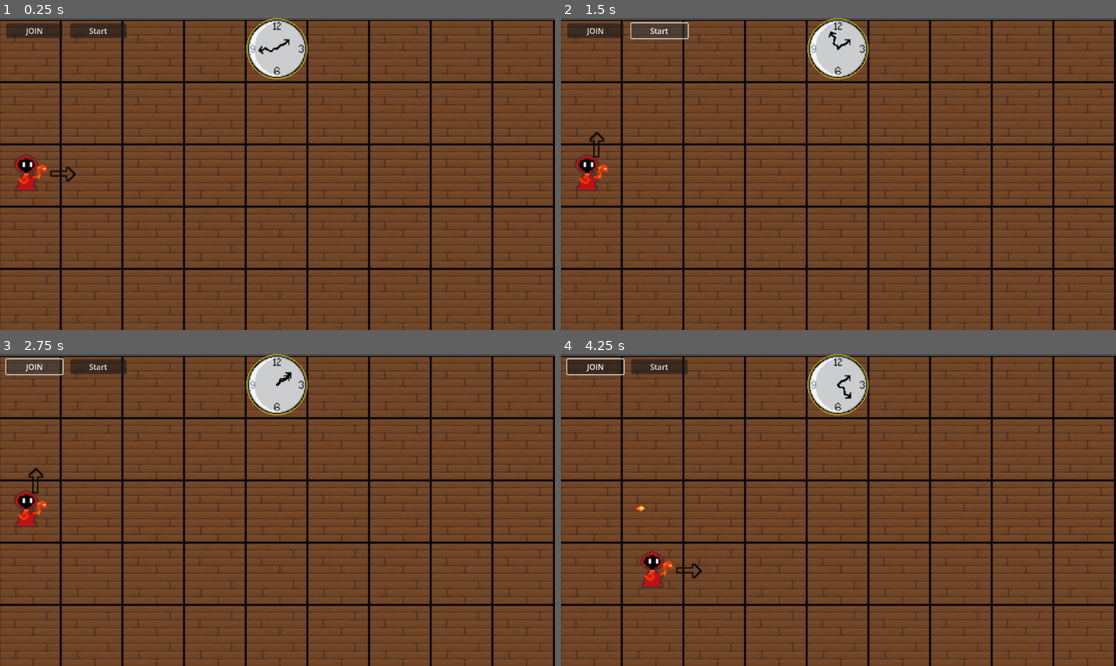
Above: before the commit, frames 1-4 (two rows, left to right).
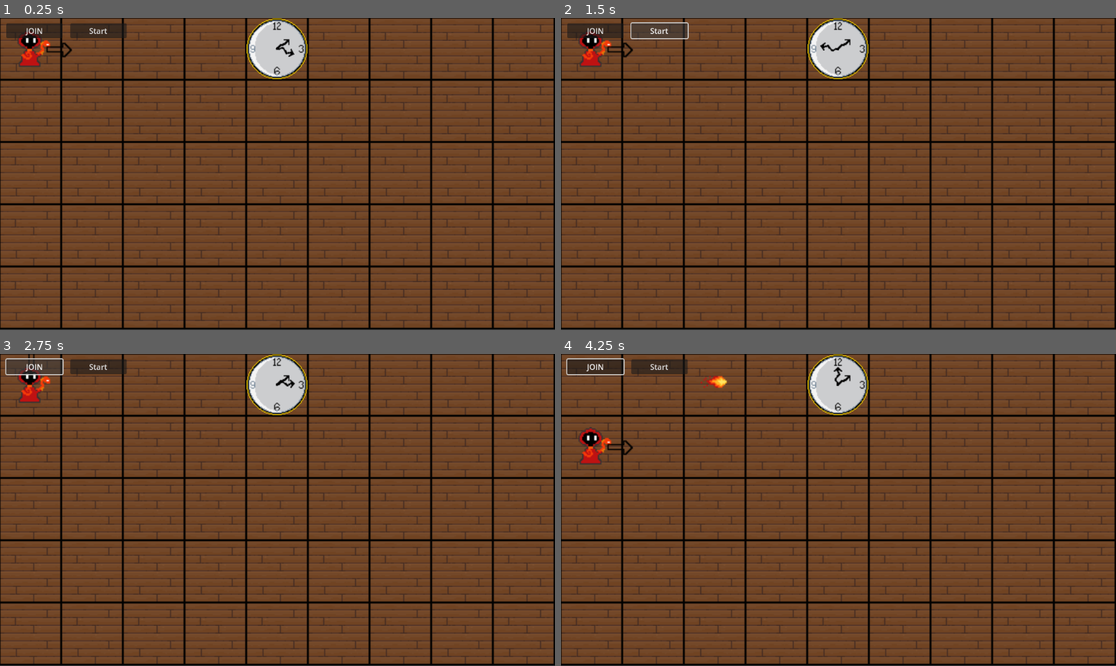
Above: after the commit, the same moments.

Repository: tredden330/Pixel_Wiz
Game: Godot game, scene res://level.tscn
Two runs of this game, one before a commit and one after it. Both use one fixed random seed, a clock stepped at 60 frames per second and the inputs below.
Inputs (mouse positions are in pixels of both pictures, inside the frame that each line leads up to):
- Up to frame 1 (0.25 s): no input
- Up to frame 2 (1.5 s): click "Start" at 0.5 s; click "Start" at 1.25 s
- Up to frame 3 (2.75 s): click "JOIN" at 2 s
- Up to frame 4 (4.25 s): move the mouse to (960, 494) at 2.77 s; hold D (right) 2.78-3.53 s; hold E (fireball) 2.78-3.53 s; move the mouse to (727, 525) at 3.52 s; hold S (down) from 3.53 s (still down); tap E (fireball) at 3.6 s

The runs differ from the first frame. In frame 1, 25% of the frame differs, in the area x 0-100%, y 0-100%; in frame 2, 25%; in frame 3, 25%; in frame 4, 25%.

Commit message:
Movement

Diff:
--- a/wizard_battler/Scripts/player.gd
+++ b/wizard_battler/Scripts/player.gd
@@ -1,63 +1,74 @@
 extends Node2D
 
-var speed = 3
-var sprite2d
-var fireball = load("res://fireball.tscn")
-var rng = RandomNumberGenerator.new()
-var fireballs = []
 
-var didCast = false
-var cooldown = 1.0
-var timer =  cooldown
+
+var action = null
+var xlim = 9
+var ylim = 5
+var xpos = 0
+var ypos = 0
 
 var facing = Vector2(1, 0)
+
+var idleAnimation
+var castingAnimation
 
 # Called when the node enters the scene tree for the first time.
 func _ready():
 	print()
+	idleAnimation = $Fire_Idle
+	castingAnimation = $Fire_Casting
+	idleAnimation.show()
+	castingAnimation.hide()
+
+#executes actions and movements
+func _doAction():
+	if (action == null):
+		idleAnimation.show()
+		castingAnimation.hide()
+	elif (action == "up"):
+		ypos -= 1
+		position.y = (ypos * 128) + 64
+		idleAnimation.show()
+		castingAnimation.hide()
+	elif (action == "down"):
+		ypos += 1
+		position.y = (ypos * 128) + 64
+		idleAnimation.show()
+		castingAnimation.hide()
+	elif (action == "left"):
+		xpos -= 1
+		position.x = (xpos * 128) + 64
+		idleAnimation.show()
+		castingAnimation.hide()
+	elif (action == "right"):
+		xpos += 1
+		position.x = (xpos * 128) + 64
+		idleAnimation.show()
+		castingAnimation.hide()
+	elif (action == "fireball"):
+		$".."._makeFireball(xpos, ypos, facing)
+		idleAnimation.hide()
+		castingAnimation.show()
+	action = null
 
 
 
 
 # Called every frame. 'delta' is the elapsed time since the previous frame.
 func _process(delta):
-	#fetch sprite2d, set animation
-	var idleAnimation = $Fire_Idle
-	var castingAnimation = $Fire_Casting
-	idleAnimation.visible = true
-	castingAnimation.visible = false
 
-	#monitor spell cooldown
-	if didCast == true:
-		timer -= delta
-		if timer <= 0.0:
-			didCast = false
-			timer = cooldown
-
-	#resolve inputs
+	#set inputs
 	if Input.is_action_pressed("up"):
-		position.y -= speed
+		action = "up"
 	if Input.is_action_pressed("down"):
-		position.y += speed
+		action = "down"
 	if Input.is_action_pressed("left"):
-		position.x -= speed
+		action = "left"
 	if Input.is_action_pressed("right"):
-		position.x += speed
-	if Input.is_action_pressed("fireball") and didCast == false:
-		print("casting")
-		var instance = fireball.instantiate()
-		instance.position = position
-		instance.set_direction(facing)
-		instance.rotation_degrees = $Arrow_parent.rotation_degrees
-		$"..".add_child(instance)
-		fireballs.append(instance)
-
-		idleAnimation.hide()
-		castingAnimation.show()
-		didCast = true
-	else:
-		idleAnimation.show()
-		castingAnimation.hide()
+		action = "right"
+	if Input.is_action_pressed("fireball"):
+		action = "fireball"
 
 	#update directional arrow
 	var player_location_minus_mouse = get_viewport().get_mouse_position() - position
@@ -75,6 +86,3 @@
 		else:
 			$Arrow_parent.rotation_degrees = 270
 			facing = Vector2(0, -1)
-
-	#print(DisplayServer.get_name())
-	#print(get_tree().get_multiplayer())
--- a/wizard_battler/clock.tscn
+++ b/wizard_battler/clock.tscn
@@ -9,8 +9,7 @@
 texture = ExtResource("1_wgike")
 
 [node name="Hand_parent" type="Node2D" parent="."]
-rotation = -1.97222
 
 [node name="Hand" type="Sprite2D" parent="Hand_parent"]
-position = Vector2(1, -10)
+position = Vector2(0, -9)
 texture = ExtResource("2_ydbi8")
--- a/wizard_battler/fireball.gd
+++ b/wizard_battler/fireball.gd
@@ -1,16 +1,33 @@
 extends Node2D
 
 var speed = 1.0
-var direction = Vector2(1, 0)
+var direction
 
+var xpos = 0
+var ypos = 0
 # Called when the node enters the scene tree for the first time.
 func _ready():
 	pass # Replace with function body.
 
-
-# Called every frame. 'delta' is the elapsed time since the previous frame.
-func _process(delta):
-	position += direction
+func _moveProjectile():
+	if (direction == null):
+		pass
+	elif (direction == Vector2(0,-1)):
+		ypos -= 1
+		position.y = (ypos * 128) + 64
+		position.x = (xpos * 128) + 64
+	elif (direction == Vector2(0,1)):
+		ypos += 1
+		position.y = (ypos * 128) + 64
+		position.x = (xpos * 128) + 64
+	elif (direction == Vector2(-1,0)):
+		xpos -= 1
+		position.y = (ypos * 128) + 64
+		position.x = (xpos * 128) + 64
+	elif (direction == Vector2(1,0)):
+		xpos += 1
+		position.y = (ypos * 128) + 64
+		position.x = (xpos * 128) + 64
 
 func set_direction(direction1):
 	direction = direction1
--- a/wizard_battler/fireball.tscn
+++ b/wizard_battler/fireball.tscn
@@ -30,7 +30,7 @@
 script = ExtResource("1_jkspi")
 
 [node name="AnimatedSprite2D" type="AnimatedSprite2D" parent="."]
-scale = Vector2(1.5, 1.5)
+scale = Vector2(3, 3)
 sprite_frames = SubResource("SpriteFrames_xfkkv")
 autoplay = "default"
 frame_progress = 0.696094
--- a/wizard_battler/level.gd
+++ b/wizard_battler/level.gd
@@ -1,13 +1,33 @@
 extends Node2D
 
 var time = 0.0
-var up = 1.01
+var up = 7.5
+
+#vars for fireballs
+var fireball = load("res://fireball.tscn")
+var fireballs = []
 
 # Called when the node enters the scene tree for the first time.
 func _ready():
 	pass # Replace with function body.
 
+func _makeFireball(x, y, facing):
+	var instance = fireball.instantiate()
+	instance.xpos = x
+	instance.ypos = y
+	instance.set_direction(facing)
+	instance.rotation_degrees = $Player1/Arrow_parent.rotation_degrees
+	$"..".add_child(instance)
+	fireballs.append(instance)
+
 
 # Called every frame. 'delta' is the elapsed time since the previous frame.
 func _process(delta):
 	$Clock.get_child(1).rotation += delta*up
+	#print($Clock.get_child(1).rotation)
+	if ($Clock.get_child(1).rotation >= 6.283185):
+		$Clock.get_child(1).rotation = 0
+		$Player1._doAction()
+		for Fireball in fireballs:
+			print(Fireball.xpos)
+			Fireball._moveProjectile()
--- a/wizard_battler/level.tscn
+++ b/wizard_battler/level.tscn
@@ -10,10 +10,9 @@
 script = ExtResource("1_4c6x7")
 
 [node name="Floor" parent="." instance=ExtResource("1_chu3p")]
-position = Vector2(0, 4)
 
 [node name="Player1" parent="." instance=ExtResource("2_vg8ex")]
-position = Vector2(72, 322)
+position = Vector2(64, 64)
 
 [node name="Clock" parent="." instance=ExtResource("4_uvoia")]
 position = Vector2(575, 64)
--- a/wizard_battler/player_1.tscn
+++ b/wizard_battler/player_1.tscn
@@ -10,10 +10,12 @@
 script = ExtResource("1_5msb1")
 
 [node name="Fire_Casting" type="Sprite2D" parent="."]
+position = Vector2(6, 0)
 texture = ExtResource("3_jefqg")
 
 [node name="Fire_Idle" type="Sprite2D" parent="."]
 visible = false
+position = Vector2(6, 0)
 texture = ExtResource("1_jn58r")
 
 [node name="Arrow_parent" type="Node2D" parent="."]
